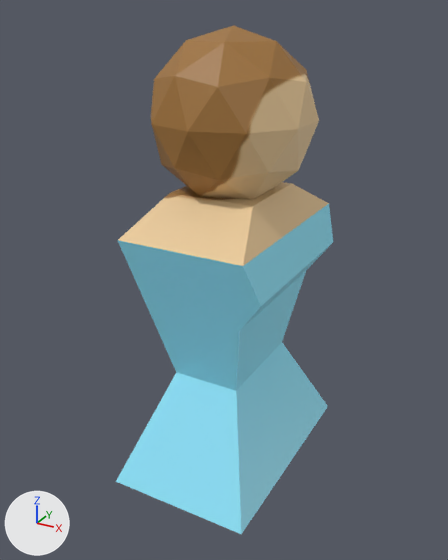
The Blender file assets/people.blend, before and after one commit.
Camera for both pictures: a 50 mm lens placed at (1.22, -2.3, 2.39), pointed at (-0.05, 0.01, 1.24). Lighting does not change. The marker at lower left points along +X, +Y and +Z.

Objects in the first picture: 'woman-01'.
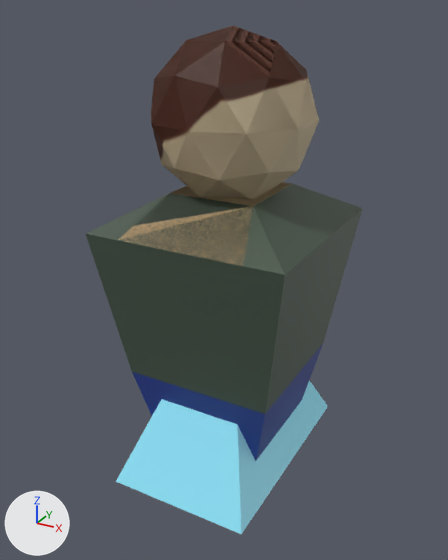
What the commit changed:
Object 'man-01' (ob_man_01) is now shown.

Pixel boxes [x1, y1, x2, y2] of what changed, in the pictures (448 x 560 px):
'man-01', shown
    after: [86, 26, 363, 461]
'woman-01', unchanged, covered by the edit
    before: [116, 26, 333, 534]
    after: [116, 206, 328, 534]
